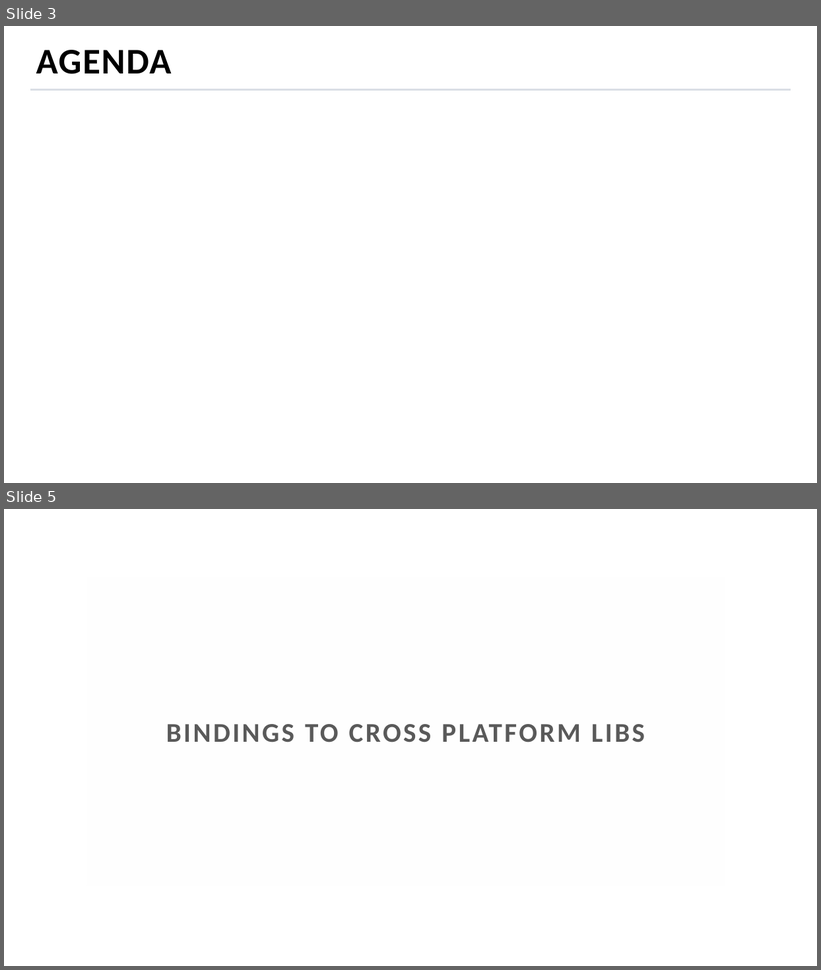
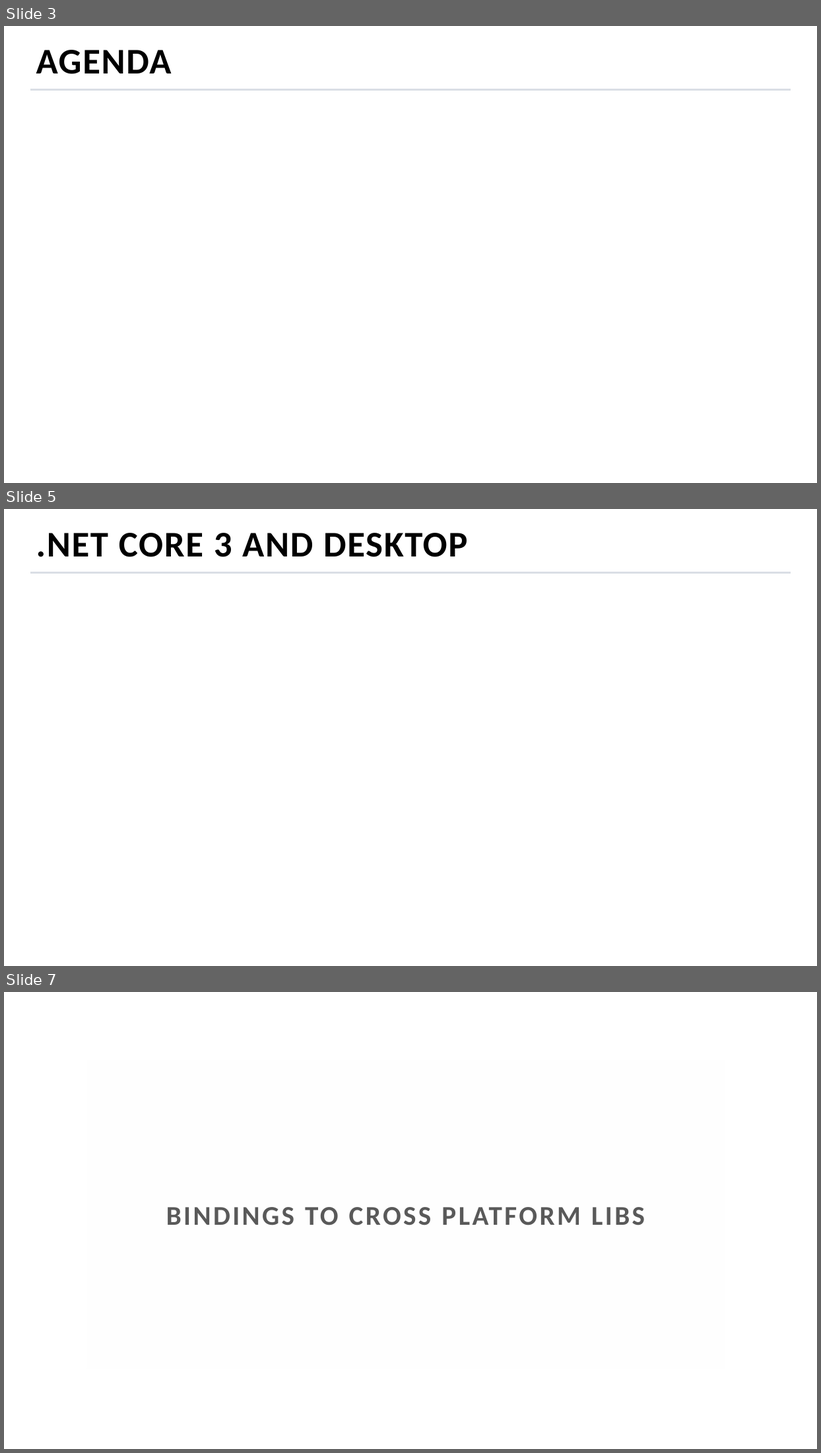
Before and after one commit to MihailRomanov/TechTalks_GUI_in_Net, a slide deck: presentation.pptx. Shown one above the other, each under a label of ours: slides 3 and 5 before the commit, slides 3, 5 and 7 after it; the slides between them are not shown. The pictures are 821x970 and 821x1453 pixels, drawn with LibreOffice and Linux fonts; fonts in the diff are those of the drawing; background and template pictures are left out. Boxes give left, top, right and bottom in pixels: in the first picture for what was removed or moved away, otherwise in the second. Text is boxed around its words. In the diff, an @@ line names an element or a change of style, - is before the commit and + after.

```diff
--- a/presentation.pptx
+++ b/presentation.pptx
@@ slide 5 added at box(4, 509, 817, 966), background picture (left out); not listed: 1 template element that a slide beside it also shows @@
@@ title added at box(36, 533, 467, 557), 32 pt, text #000000, bold @@
+.NET CORE 3 AND DESKTOP
@@ what was slide 5 is now slide 7 @@
```
Also in this commit, not shown: 7 slides changed, 5 other slides added, 2 slides removed.
